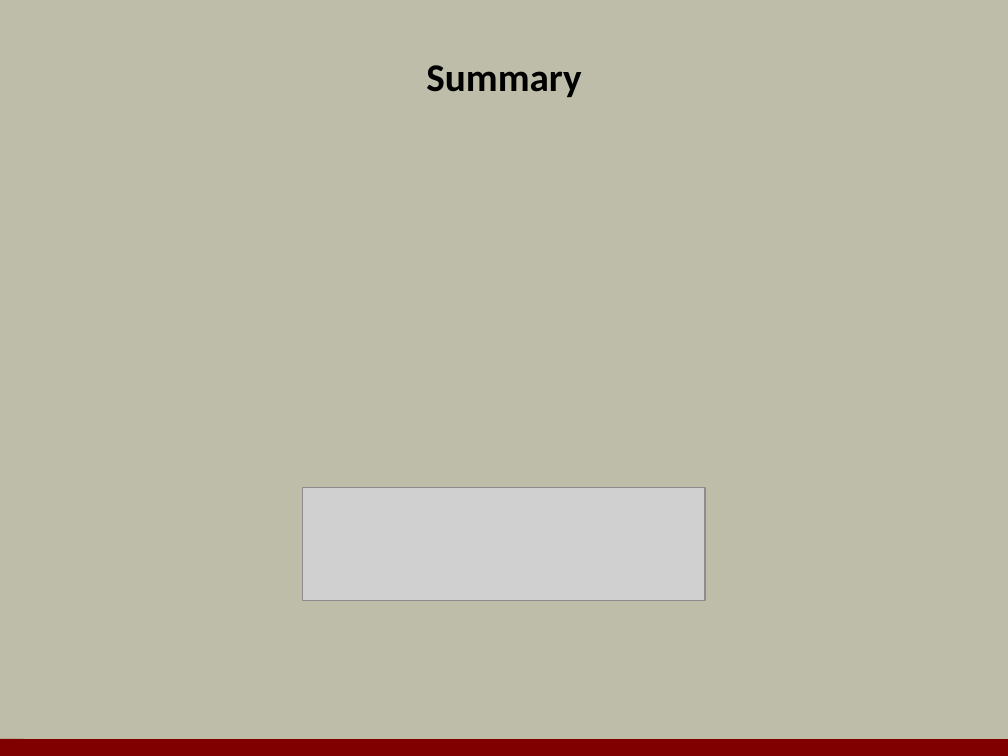
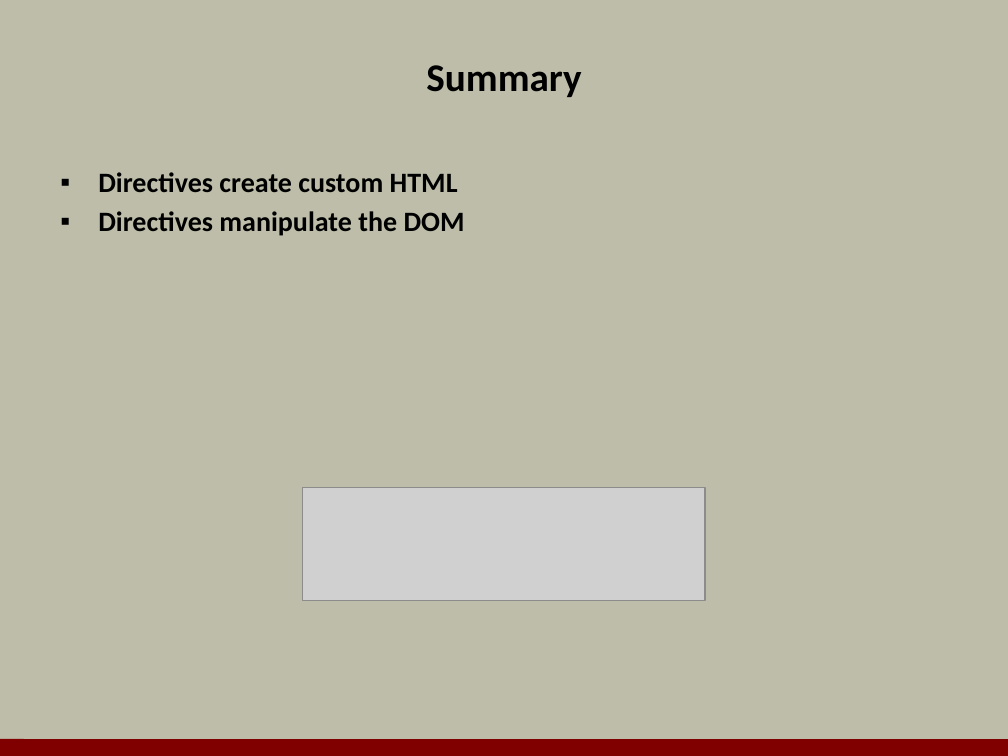
Before and after one commit to OdeToCode/classes, a slide deck: slide 14 of angularjs/slides/05_Directives.pptx (slide 20 before the commit). Drawn at 1008x756 pixels with LibreOffice and Linux fonts; fonts in the diff are those of the drawing; grey boxes stand for pictures; background and template pictures are left out. Boxes give left, top, right and bottom in pixels: in the first picture for what was removed or moved away, otherwise in the second. Text is boxed around its words. In the diff, an @@ line names an element or a change of style, - is before the commit and + after.

Commit message:
directives

```diff
--- a/angularjs/slides/05_Directives.pptx
+++ b/angularjs/slides/05_Directives.pptx
@@ text added at (98,172,465,236), 20 pt, text #000000, bold @@
+▪ Directives create custom HTML
+▪ Directives manipulate the DOM
```
Also in this commit, not shown: 9 other slides changed, 3 slides added, 9 slides removed, 1 other file.
